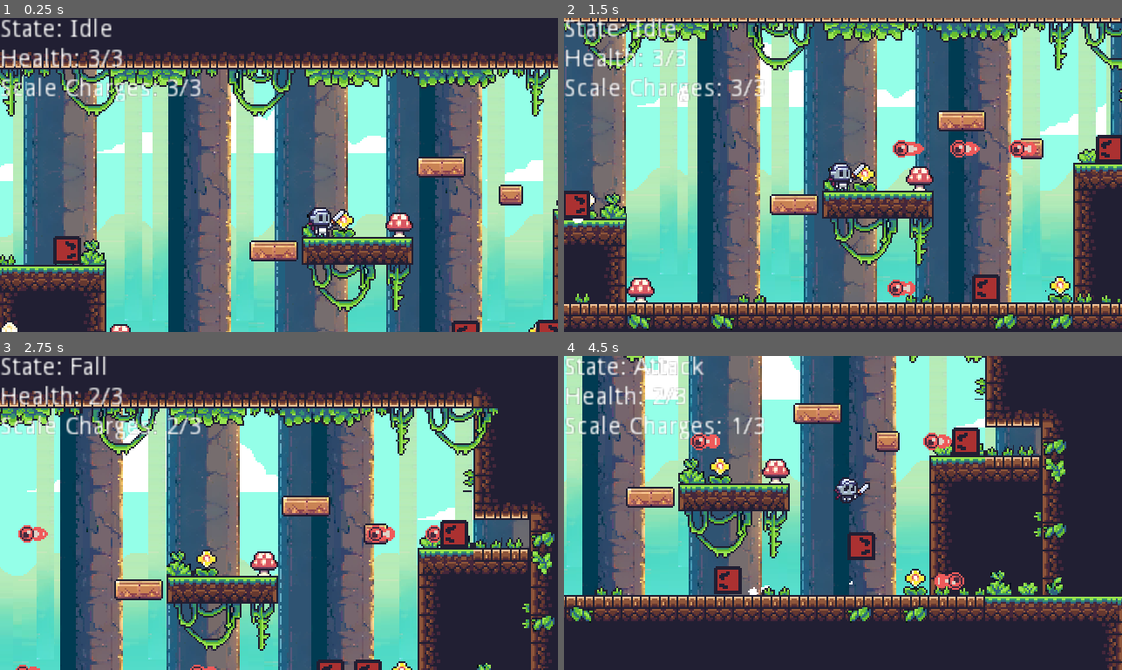
Above: before the commit, frames 1-4 (two rows, left to right).
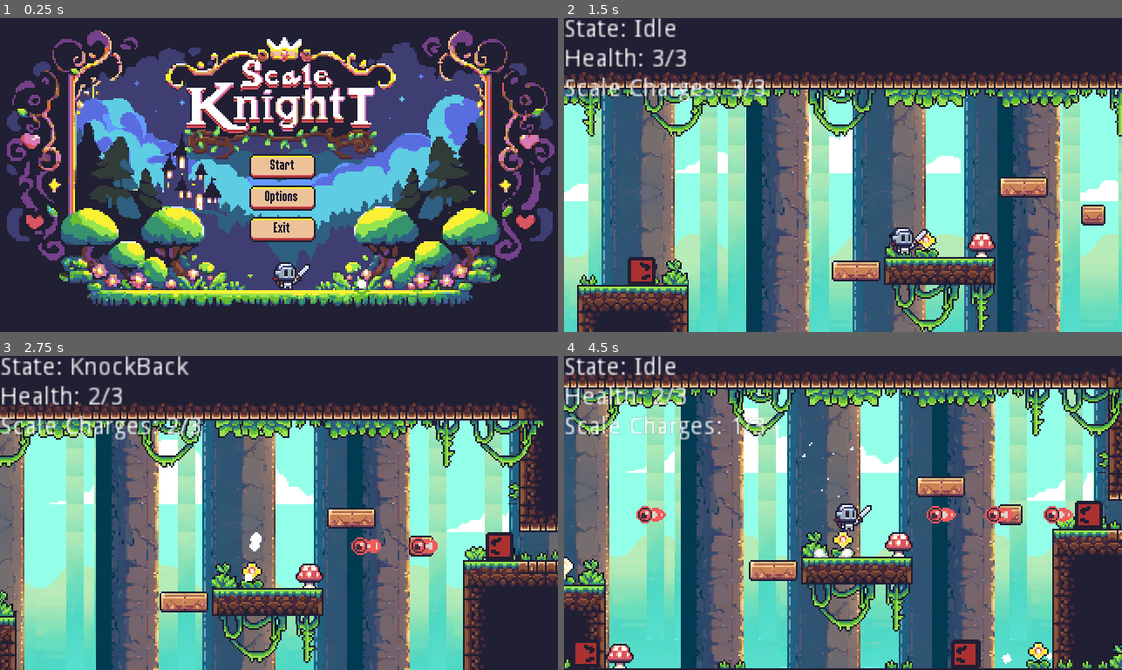
Above: after the commit, the same moments.

Repository: niro359/GameOff2023
Game: Godot game, scene res://scenes/menus/MainMenu.tscn
Same seed, same stepped clock (60 frames per second), same inputs: the game is played once before the commit and once after it. Before the commit the project starts from res://scenes/demo/Demo.tscn.
Inputs (mouse positions are in pixels of both pictures, inside the frame that each line leads up to):
- Up to frame 1 (0.25 s): no input
- Up to frame 2 (1.5 s): click (848, 196) at 0.5 s, where only the run after the commit has a clickable "Options"; click (848, 165) at 1.25 s, where only the run after the commit has a clickable "Start"
- Up to frame 3 (2.75 s): hold Right (ui_right) from 2.03 s (still down); tap X (attack) at 2.1 s; tap Up (ui_up) at 2.27, 2.57 s; tap Z (ui_scale) at 2.3 s
- Up to frame 4 (4.5 s): tap Z (ui_scale) at 2.85 s; tap Up (ui_up) at 3.02, 3.05, 3.32, 3.6 s; release Right (ui_right) at 3.53 s; hold Left (ui_left) 3.53-4.28 s; tap X (attack) at 3.8, 4.35 s; hold Right (ui_right) from 4.28 s (still down)

The runs differ from the first frame. In frame 1, 83% of the frame differs, in the area x 0-100%, y 0-100%; in frame 2, 94%; in frame 3, 75%; in frame 4, 87%.

Commit message:
Added Main Menu
Also polished a lot of mechanics and added a couple new enemies

Diff:
--- /dev/null
+++ b/JumpFX.gd
@@ -0,0 +1,9 @@
+extends Node2D
+
+
+func _ready():
+	$AnimatedSprite.play("default")
+
+
+func _on_AnimatedSprite_animation_finished():
+	queue_free()
--- /dev/null
+++ b/assets/themes/game_theme.tres
@@ -0,0 +1,43 @@
+[gd_resource type="Theme" load_steps=7 format=2]
+
+[ext_resource path="res://assets/fonts/Rockboxcond12.ttf" type="DynamicFontData" id=1]
+[ext_resource path="res://assets/environment/MockUp_SpriteSheet.png" type="Texture" id=2]
+
+[sub_resource type="DynamicFont" id=1]
+size = 8
+font_data = ExtResource( 1 )
+
+[sub_resource type="StyleBoxTexture" id=3]
+texture = ExtResource( 2 )
+region_rect = Rect2( 192, 176, 16, 16 )
+margin_left = 2.0
+margin_right = 2.0
+margin_top = 3.0
+margin_bottom = 4.0
+
+[sub_resource type="StyleBoxTexture" id=2]
+texture = ExtResource( 2 )
+region_rect = Rect2( 176, 176, 16, 16 )
+margin_left = 2.0
+margin_right = 2.0
+margin_top = 3.0
+margin_bottom = 4.0
+
+[sub_resource type="StyleBoxTexture" id=4]
+texture = ExtResource( 2 )
+region_rect = Rect2( 176, 176, 16, 16 )
+margin_left = 2.0
+margin_right = 2.0
+margin_top = 3.0
+margin_bottom = 4.0
+
+[resource]
+Button/colors/font_color = Color( 0.133333, 0.12549, 0.203922, 1 )
+Button/colors/font_color_disabled = Color( 0.133333, 0.12549, 0.203922, 1 )
+Button/colors/font_color_focus = Color( 0.133333, 0.12549, 0.203922, 1 )
+Button/colors/font_color_hover = Color( 0.133333, 0.12549, 0.203922, 1 )
+Button/colors/font_color_pressed = Color( 0.133333, 0.12549, 0.203922, 1 )
+Button/fonts/font = SubResource( 1 )
+Button/styles/hover = SubResource( 3 )
+Button/styles/normal = SubResource( 2 )
+Button/styles/pressed = SubResource( 4 )
--- a/project.godot
+++ b/project.godot
@@ -21,7 +21,7 @@
 [application]
 
 config/name="Game Off 2023"
-run/main_scene="res://scenes/demo/Demo.tscn"
+run/main_scene="res://scenes/menus/MainMenu.tscn"
 config/icon="res://icon.png"
 
 [display]
@@ -35,6 +35,7 @@
 [gui]
 
 common/drop_mouse_on_gui_input_disabled=true
+theme/custom="res://assets/themes/game_theme.tres"
 
 [importer_defaults]
 
--- a/scenes/enemies/SneakShooter.gd
+++ b/scenes/enemies/SneakShooter.gd
@@ -159,7 +159,7 @@
 
 func apply_knockback(direction):
 	current_state = States.KNOCKED_BACK
-	$Sprite.flip_h = direction.x != 1
+	$Sprite.flip_h = -direction.x != 1
 	is_knockback = true
 	var vertical_force = Vector2(0, -150)
 	knockback_velocity = KNOCKBACK_FORCE * direction.normalized() + vertical_force
--- /dev/null
+++ b/scenes/fx/JumpFX.tscn
@@ -0,0 +1,36 @@
+[gd_scene load_steps=8 format=2]
+
+[ext_resource path="res://assets/FX/s_jumpeffect_0-sheet.png" type="Texture" id=1]
+[ext_resource path="res://JumpFX.gd" type="Script" id=2]
+
+[sub_resource type="AtlasTexture" id=1]
+atlas = ExtResource( 1 )
+region = Rect2( 0, 0, 24, 24 )
+
+[sub_resource type="AtlasTexture" id=2]
+atlas = ExtResource( 1 )
+region = Rect2( 24, 0, 24, 24 )
+
+[sub_resource type="AtlasTexture" id=3]
+atlas = ExtResource( 1 )
+region = Rect2( 48, 0, 24, 24 )
+
+[sub_resource type="AtlasTexture" id=4]
+atlas = ExtResource( 1 )
+region = Rect2( 72, 0, 24, 24 )
+
+[sub_resource type="SpriteFrames" id=5]
+animations = [ {
+"frames": [ SubResource( 1 ), SubResource( 2 ), SubResource( 3 ), SubResource( 4 ) ],
+"loop": true,
+"name": "default",
+"speed": 15.0
+} ]
+
+[node name="JumpFX" type="Node2D"]
+script = ExtResource( 2 )
+
+[node name="AnimatedSprite" type="AnimatedSprite" parent="."]
+frames = SubResource( 5 )
+
+[connection signal="animation_finished" from="AnimatedSprite" to="." method="_on_AnimatedSprite_animation_finished"]
--- /dev/null
+++ b/scenes/fx/LandFX.gd
@@ -0,0 +1,9 @@
+extends Node2D
+
+
+func _ready():
+	$AnimatedSprite.play("default")
+
+
+func _on_AnimatedSprite_animation_finished():
+	queue_free()
--- /dev/null
+++ b/scenes/fx/LandFX.tscn
@@ -0,0 +1,40 @@
+[gd_scene load_steps=9 format=2]
+
+[ext_resource path="res://assets/FX/s_landeffect_0-sheet.png" type="Texture" id=1]
+[ext_resource path="res://scenes/fx/LandFX.gd" type="Script" id=2]
+
+[sub_resource type="AtlasTexture" id=6]
+atlas = ExtResource( 1 )
+region = Rect2( 0, 0, 24, 24 )
+
+[sub_resource type="AtlasTexture" id=7]
+atlas = ExtResource( 1 )
+region = Rect2( 24, 0, 24, 24 )
+
+[sub_resource type="AtlasTexture" id=8]
+atlas = ExtResource( 1 )
+region = Rect2( 48, 0, 24, 24 )
+
+[sub_resource type="AtlasTexture" id=9]
+atlas = ExtResource( 1 )
+region = Rect2( 72, 0, 24, 24 )
+
+[sub_resource type="AtlasTexture" id=10]
+atlas = ExtResource( 1 )
+region = Rect2( 96, 0, 24, 24 )
+
+[sub_resource type="SpriteFrames" id=5]
+animations = [ {
+"frames": [ SubResource( 6 ), SubResource( 7 ), SubResource( 8 ), SubResource( 9 ), SubResource( 10 ) ],
+"loop": true,
+"name": "default",
+"speed": 15.0
+} ]
+
+[node name="LandFX" type="Node2D"]
+script = ExtResource( 2 )
+
+[node name="AnimatedSprite" type="AnimatedSprite" parent="."]
+frames = SubResource( 5 )
+
+[connection signal="animation_finished" from="AnimatedSprite" to="." method="_on_AnimatedSprite_animation_finished"]
--- /dev/null
+++ b/scenes/menus/MainMenu.gd
@@ -0,0 +1,14 @@
+extends CanvasLayer
+
+
+func _on_StartButton_pressed():
+	# Code to start the game
+	get_tree().change_scene("res://scenes/demo/Demo.tscn")
+
+func _on_OptionsButton_pressed():
+	# Code to show options
+	# This can be another scene or a popup
+	pass
+
+func _on_ExitButton_pressed():
+	get_tree().quit()  # Exit the game
--- /dev/null
+++ b/scenes/menus/MainMenu.tscn
@@ -0,0 +1,111 @@
+[gd_scene load_steps=16 format=2]
+
+[ext_resource path="res://assets/menu/StartScreen-sheet.png" type="Texture" id=1]
+[ext_resource path="res://scenes/menus/MainMenu.gd" type="Script" id=2]
+
+[sub_resource type="AtlasTexture" id=1]
+atlas = ExtResource( 1 )
+region = Rect2( 0, 0, 320, 180 )
+
+[sub_resource type="AtlasTexture" id=2]
+atlas = ExtResource( 1 )
+region = Rect2( 320, 0, 320, 180 )
+
+[sub_resource type="AtlasTexture" id=3]
+atlas = ExtResource( 1 )
+region = Rect2( 640, 0, 320, 180 )
+
+[sub_resource type="AtlasTexture" id=4]
+atlas = ExtResource( 1 )
+region = Rect2( 960, 0, 320, 180 )
+
+[sub_resource type="AtlasTexture" id=5]
+atlas = ExtResource( 1 )
+region = Rect2( 1280, 0, 320, 180 )
+
+[sub_resource type="AtlasTexture" id=6]
+atlas = ExtResource( 1 )
+region = Rect2( 1600, 0, 320, 180 )
+
+[sub_resource type="AtlasTexture" id=7]
+atlas = ExtResource( 1 )
+region = Rect2( 1920, 0, 320, 180 )
+
+[sub_resource type="AtlasTexture" id=8]
+atlas = ExtResource( 1 )
+region = Rect2( 2240, 0, 320, 180 )
+
+[sub_resource type="AtlasTexture" id=9]
+atlas = ExtResource( 1 )
+region = Rect2( 2560, 0, 320, 180 )
+
+[sub_resource type="AtlasTexture" id=10]
+atlas = ExtResource( 1 )
+region = Rect2( 2880, 0, 320, 180 )
+
+[sub_resource type="AtlasTexture" id=11]
+atlas = ExtResource( 1 )
+region = Rect2( 3200, 0, 320, 180 )
+
+[sub_resource type="AtlasTexture" id=12]
+atlas = ExtResource( 1 )
+region = Rect2( 3520, 0, 320, 180 )
+
+[sub_resource type="SpriteFrames" id=13]
+animations = [ {
+"frames": [ SubResource( 1 ), SubResource( 2 ), SubResource( 3 ), SubResource( 4 ), SubResource( 5 ), SubResource( 6 ), SubResource( 7 ), SubResource( 8 ), SubResource( 9 ), SubResource( 10 ), SubResource( 11 ), SubResource( 12 ) ],
+"loop": true,
+"name": "default",
+"speed": 10.0
+} ]
+
+[node name="MainMenu" type="CanvasLayer"]
+script = ExtResource( 2 )
+
+[node name="MarginContainer" type="Control" parent="."]
+anchor_right = 1.0
+anchor_bottom = 1.0
+mouse_filter = 2
+
+[node name="AnimatedSprite" type="AnimatedSprite" parent="MarginContainer"]
+position = Vector2( 160, 90 )
+frames = SubResource( 13 )
+frame = 6
+playing = true
+
+[node name="VBoxContainer" type="VBoxContainer" parent="MarginContainer"]
+anchor_left = 0.5
+anchor_top = 0.5
+anchor_right = 0.5
+anchor_bottom = 0.5
+margin_left = -17.0
+margin_top = -12.0
+margin_right = 21.0
+margin_bottom = 38.0
+alignment = 1
+
+[node name="StartButton" type="Button" parent="MarginContainer/VBoxContainer"]
+margin_right = 38.0
+margin_bottom = 14.0
+grow_vertical = 0
+mouse_filter = 1
+custom_constants/hseparation = 0
+text = "Start"
+
+[node name="OptionsButton" type="Button" parent="MarginContainer/VBoxContainer"]
+margin_top = 18.0
+margin_right = 38.0
+margin_bottom = 32.0
+mouse_filter = 1
+text = "Options"
+
+[node name="ExitButton" type="Button" parent="MarginContainer/VBoxContainer"]
+margin_top = 36.0
+margin_right = 38.0
+margin_bottom = 50.0
+mouse_filter = 1
+text = "Exit"
+
+[connection signal="pressed" from="MarginContainer/VBoxContainer/StartButton" to="." method="_on_StartButton_pressed"]
+[connection signal="pressed" from="MarginContainer/VBoxContainer/OptionsButton" to="." method="_on_OptionsButton_pressed"]
+[connection signal="pressed" from="MarginContainer/VBoxContainer/ExitButton" to="." method="_on_ExitButton_pressed"]
--- a/scenes/player/Player.gd
+++ b/scenes/player/Player.gd
@@ -64,6 +64,8 @@
 onready var big_collision = $BigCollision
 onready var debug_label = get_node("/root/Demo/CanvasLayer/DebugLabel")
 var dust_vfx_scene = preload("res://scenes/fx/DustParticleFX.tscn")
+var jump_vfx_scene = preload("res://scenes/fx/JumpFX.tscn")
+var land_vfx_scene = preload("res://scenes/fx/LandFX.tscn")
 
 signal player_scaled(is_small)
 
@@ -125,6 +127,16 @@
 func handle_input(delta):
 	# Check for jump input
 	if Input.is_action_just_pressed("ui_up") and is_on_floor():
+		if is_small:
+			var jump_vfx = jump_vfx_scene.instance()
+			get_tree().current_scene.add_child(jump_vfx)
+			jump_vfx.position = self.position + Vector2(0, -1)
+			jump_vfx.z_index = self.z_index - 1
+		else:
+			var jump_vfx = jump_vfx_scene.instance()
+			get_tree().current_scene.add_child(jump_vfx)
+			jump_vfx.position = self.position + Vector2(0, 4)
+			jump_vfx.z_index = self.z_index - 1
 		jump_pressed = true
 	elif Input.is_action_just_released("ui_up"):
 		jump_pressed = false
@@ -164,6 +176,8 @@
 	handle_horizontal_movement()
 	handle_attack()
 
+	if randf() < 0.05:
+		create_dust(1, Color(1, 1, 1), 4, 1, Vector2(-5, -5), Vector2(5, 0)) # Create Dust
 	if jump_pressed and is_on_floor():
 		set_state(PlayerState.JUMP)
 		jump_timer = 0.0
@@ -197,6 +211,16 @@
 	handle_attack()
 
 	if is_on_floor():
+		if is_small:
+			var land_vfx = land_vfx_scene.instance()
+			get_tree().current_scene.add_child(land_vfx)
+			land_vfx.position = self.position + Vector2(0, -2)
+			land_vfx.z_index = self.z_index - 1
+		else:
+			var land_vfx = land_vfx_scene.instance()
+			get_tree().current_scene.add_child(land_vfx)
+			land_vfx.position = self.position + Vector2(0, 4)
+			land_vfx.z_index = self.z_index - 1
 		set_state(PlayerState.IDLE)
 
 	handle_animation()
@@ -237,43 +261,6 @@
 			velocity.y = JUMP_FORCE
 #		sprite.frame = 0
 		set_state(PlayerState.ATTACK)
-
-#func handle_movement(delta):
-#	var input_vector = Vector2.ZERO
-#	input_vector.x = Input.get_action_strength("ui_right") - Input.get_action_strength("ui_left")
-#	input_vector = input_vector.normalized()
-#
-#	velocity.x = input_vector.x * SPEED
-#	velocity.y += GRAVITY * delta
-#
-#	if is_on_floor():
-#		if input_vector.x != 0:
-#			if randf() < 0.075:
-#				create_dust(1, Color(1, 1, 1), 4, Vector2(-5, -5), Vector2(5, 0)) # Create Dust
-#			set_state(PlayerState.RUN)
-#		else:
-#			set_state(PlayerState.IDLE)
-#
-#		if jump_pressed:
-#			velocity.y = JUMP_FORCE
-#			jump_timer = 0.0
-#
-#	else:
-#		if velocity.y < 0:
-#			set_state(PlayerState.JUMP)
-#		else:
-#			set_state(PlayerState.FALL)
-#
-#		if jump_pressed and jump_timer < MAX_JUMP_TIME:
-#			velocity.y = JUMP_FORCE
-#			jump_timer += delta
-#
-#	# Flip sprite based on movement direction
-#	if input_vector.x != 0:
-#		small_sprite.scale.x = sign(input_vector.x)
-#		big_sprite.scale.x = small_sprite.scale.x
-#
-#	velocity = move_and_slide(velocity, Vector2.UP)
 
 
 func drop_through_one_way_platform():
@@ -372,6 +359,7 @@
 	# If there's enough room or if shrinking, proceed with scaling
 	is_small = !is_small
 	scale_charges -= 1  # Consume a charge
+	create_dust(5, Color(1, 1, 1), 0, -1, Vector2(-10, -10), Vector2(10, -5)) # Create Dust
 	update_collision_and_visibility()
 	velocity.y = JUMP_FORCE
 	if current_state == PlayerState.ATTACK:
@@ -461,14 +449,14 @@
 	queue_free()
 
 
-func create_dust(amount, color, y_offset, min_velocity=Vector2(-10, -10), max_velocity=Vector2(10, 10)):
+func create_dust(amount, color, y_offset, z_index_offset, min_velocity=Vector2(-10, -10), max_velocity=Vector2(10, 10)):
 	for i in range(amount):
 		var dust_instance = dust_vfx_scene.instance()
 
 		var animated_sprite = dust_instance.get_node("AnimatedSprite")
 		animated_sprite.frame = randi() % animated_sprite.frames.get_frame_count("default")
 
-		dust_instance.z_index = self.z_index - 1  # Spawn behind the player
+		dust_instance.z_index = self.z_index - z_index_offset  # Spawn behind the player
 		# Set the color of the dust
 		dust_instance.modulate = color
 
Binary file changed: assets/environment/MockUp_SpriteSheet.png
Binary file added: assets/fonts/Rockboxcond12.ttf
Binary file added: assets/fonts/m3x6(2).ttf
Binary file added: assets/menu/StartScreen-sheet.png
Not shown, added: assets/menu/StartScreen-sheet.png.import
